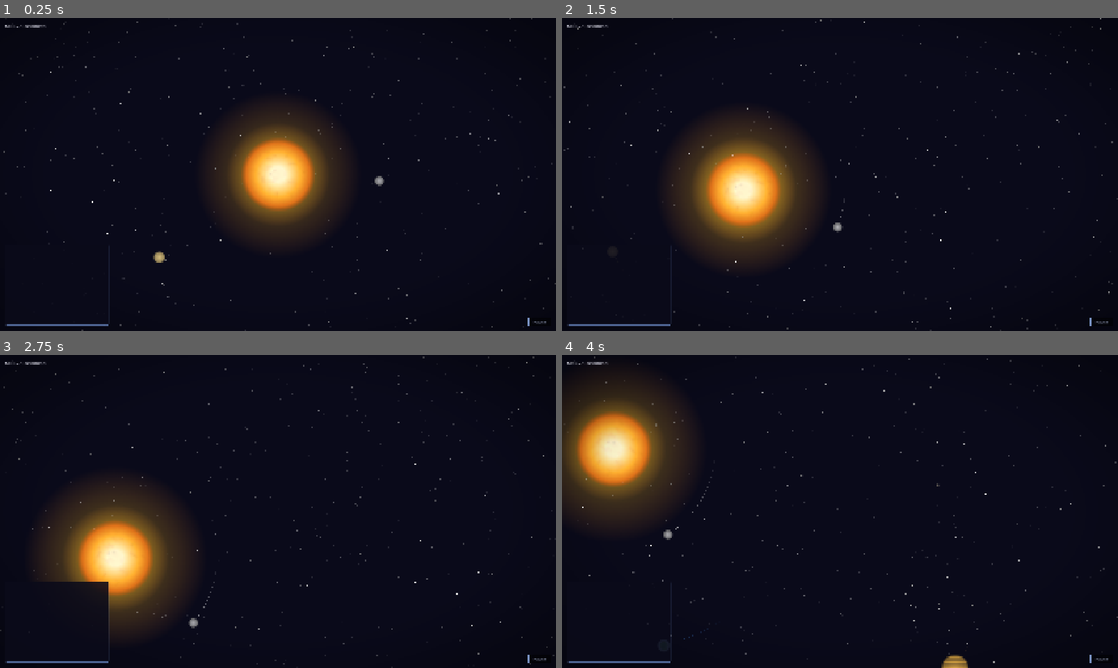
Above: before the commit, frames 1-4 (two rows, left to right).
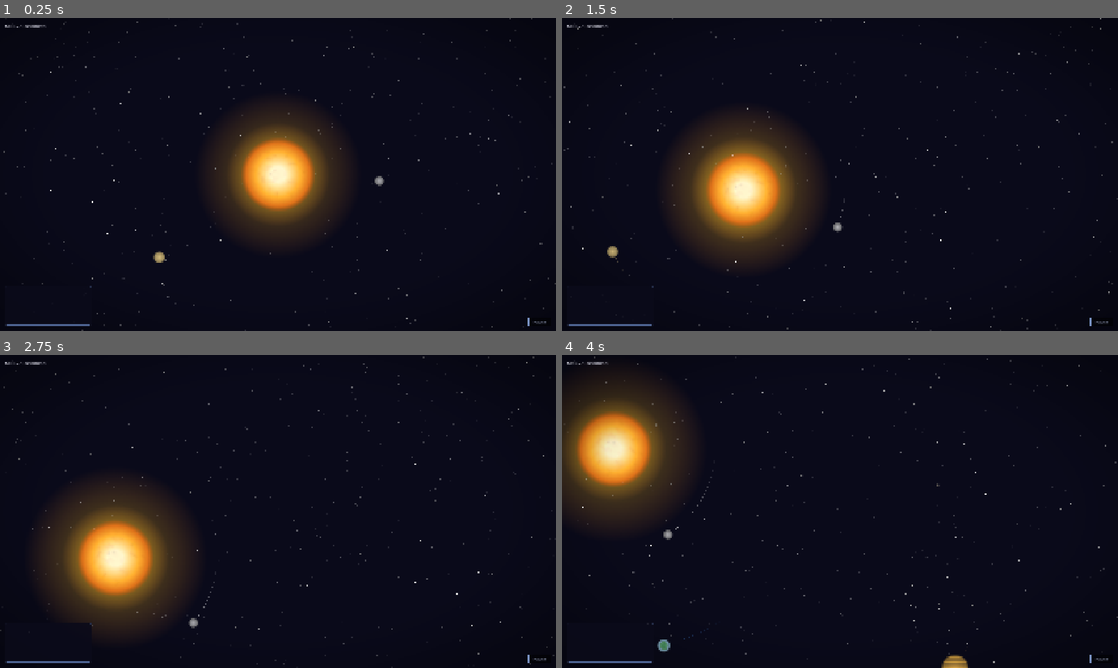
Above: after the commit, the same moments.

Repository: avantgardian/godot-space-idle
Game: Godot game, scene res://scenes/main.tscn
The game is run twice, just before and just after one commit, with the same random seed, the same clock (stepped at 60 frames per second) and the same inputs.
Inputs (mouse positions are in pixels of both pictures, inside the frame that each line leads up to):
- Up to frame 1 (0.25 s): no input
- Up to frame 2 (1.5 s): tap Enter at 0.5 s; move the mouse to (962, 158) at 0.52 s; hold Right (ui_right) 0.53-1.25 s; tap L at 0.6 s; click (962, 158) at 0.67 s; drag from (728, 190) to (812, 237) at 1.27 s
- Up to frame 3 (2.75 s): move the mouse to (333, 442) at 2.02 s; hold Right (ui_right) from 2.03 s (still down); tap L at 2.1 s
- Up to frame 4 (4 s): release Right (ui_right) at 2.75 s; drag from (812, 574) to (673, 464) at 2.77 s; move the mouse to (1006, 558) at 3.52 s; hold Left (ui_left) from 3.53 s (still down); tap L at 3.6 s

The runs differ from the first frame. In frame 1, less than 0.1% of the frame differs, in the area x 6-20%, y 74-99%; in frame 2, 0.1%; in frame 3, 1.2%, in the area x 8-20%, y 72-99%; in frame 4, 0.1%.

Commit message:
Reduce event log height and width (#20)

Diff:
--- a/scripts/event_log.gd
+++ b/scripts/event_log.gd
@@ -13,8 +13,8 @@
 func setup():
 	var panel := Panel.new()
 	panel.name = "EventLogPanel"
-	panel.position = Vector2(16, get_viewport().get_visible_rect().size.y - 300)
-	panel.size = Vector2(360, 280)
+	panel.position = Vector2(16, get_viewport().get_visible_rect().size.y - 155)
+	panel.size = Vector2(300, 135)
 	panel.clip_contents = true
 
 	var psb := StyleBoxFlat.new()
@@ -38,7 +38,7 @@
 	_container = VBoxContainer.new()
 	_container.name = "EventLog"
 	_container.position = Vector2(10, 8)
-	_container.size = Vector2(340, 264)
+	_container.size = Vector2(280, 119)
 	_container.add_theme_constant_override("separation", 2)
 	panel.add_child(_container)
 
